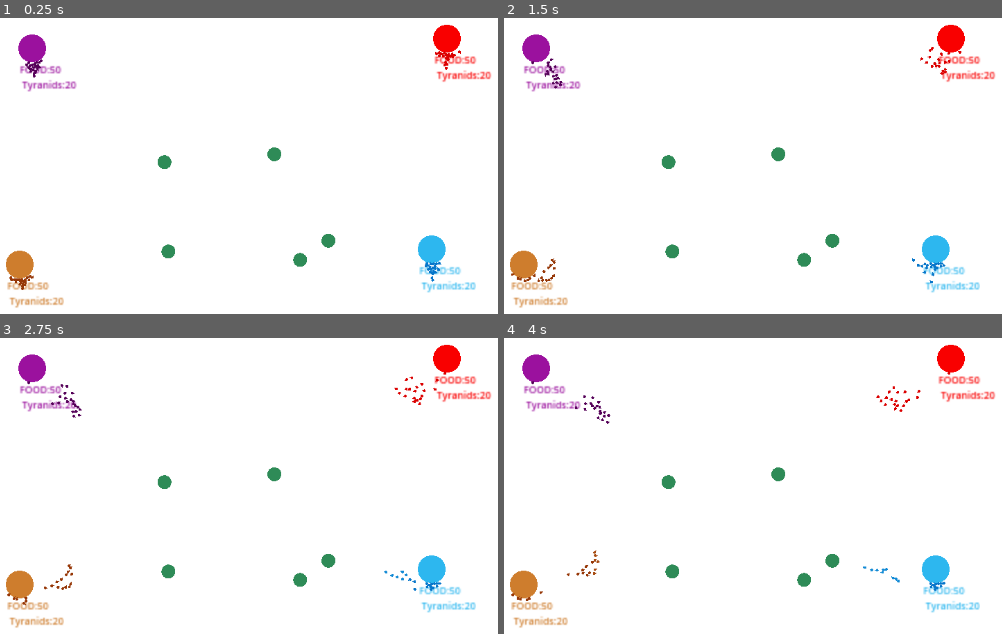
Above: before the commit, frames 1-4 (two rows, left to right).
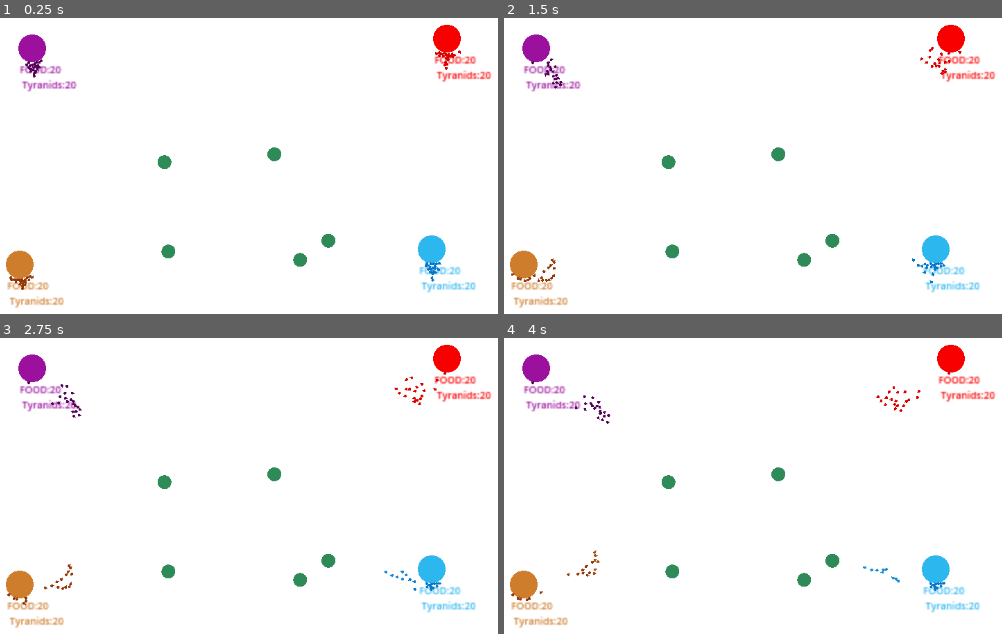
Above: after the commit, the same moments.

Repository: MalCaor/RucheTyr
Game: Godot game, scene res://Scene2d.tscn
Same seed, same stepped clock (60 frames per second), same inputs: the game is played once before the commit and once after it.
Inputs:
- Up to frame 1 (0.25 s): no input
- Up to frame 2 (1.5 s): no input
- Up to frame 3 (2.75 s): no input
- Up to frame 4 (4 s): no input

The runs differ from the first frame. In frame 1, less than 0.1% of the frame differs, in the area x 7-95%, y 13-92%; in frame 2, less than 0.1%; in frame 3, less than 0.1%; in frame 4, less than 0.1%.

Commit message:
ruche food start

Diff:
--- a/Tyr/hormagaunt.gd
+++ b/Tyr/hormagaunt.gd
@@ -198,4 +198,5 @@
 		list_body_to_approach.remove_at(list_body_to_approach.find(body))
 
 func _exit_tree():
+	print("Hormagaunt POP")
 	self.ruche_mere.list_tyr.remove_at(self.ruche_mere.list_tyr.find(self))
--- a/ruche.gd
+++ b/ruche.gd
@@ -4,7 +4,7 @@
 
 var list_tyr: Array[Node] = []
 var hormagaunt = load("res://Tyr/hormagaunt.tscn")
-var food_quantity=50
+var food_quantity=20
 
 @export var couleur = Color.VIOLET
 
@@ -19,13 +19,11 @@
 
 # Called every frame. 'delta' is the elapsed time since the previous frame.
 func _process(delta):
-	string_ruche = "FOOD:"+str(self.food_quantity)+"\n Tyranids:"+str(self.list_tyr.size())
-	$Num.text = string_ruche
-	# creation de nouveaux agents
-	if(food_quantity>50):
+	$Num.text = "FOOD:"+str(self.food_quantity)+"\n Tyranids:"+str(self.list_tyr.size())
+	if(food_quantity>20): # creation de nouveaux agents
 		food_quantity-=5
 		add_tyr(hormagaunt)
-	if(food_quantity<=0):
+	if(food_quantity<=0): # Décès de la Ruche
 		for t in list_tyr:
 			t.queue_free()
 		self.queue_free()
